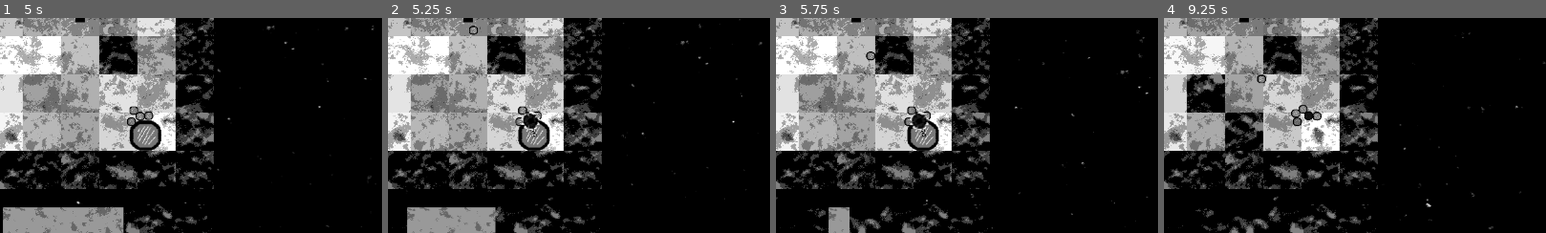
Above: before the commit, frames 1-4 (left to right).
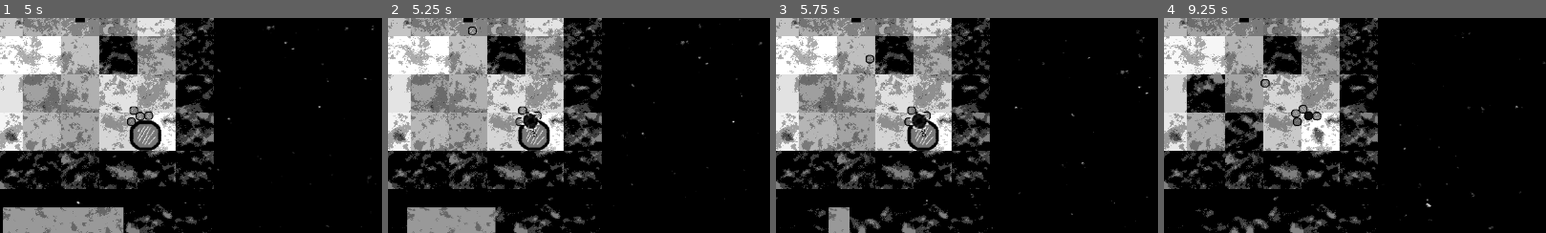
Above: after the commit, the same moments.

Repository: Indivicivet/ludumdare54
Game: Godot game, scene res://ludumdare54.tscn
Same seed, same stepped clock (60 frames per second), same inputs: the game is played once before the commit and once after it.
Inputs (mouse positions are % of the whole screen's width and height, from its top left):
- Up to frame 1 (5 s): move the mouse to (72, 45) at 0.52 s; press the mouse at (72, 45) at 0.53 s; hold Right (right) 0.53-1.28 s; move the mouse to (30, 55) at 1.27 s; release the mouse at (30, 55) at 1.28 s; hold Down (down) 1.28-2.03 s; click (30, 55) at 1.35 s; move the mouse to (60, 28) at 2.02 s; press the mouse at (60, 28) at 2.03 s; hold Right (right) 2.03-2.78 s; move the mouse to (45, 70) at 2.77 s; release the mouse at (45, 70) at 2.78 s; hold Up (up) 2.78-3.53 s; click (45, 70) at 2.85 s; move the mouse to (80, 65) at 3.52 s; press the mouse at (80, 65) at 3.53 s; hold Left (left) from 3.53 s (still down); move the mouse to (20, 35) at 4.27 s; release the mouse at (20, 35) at 4.28 s; click (20, 35) at 4.35 s
- Up to frame 2 (5.25 s): move the mouse to (55, 50) at 5.02 s; release Left (left) at 5.03 s; press the mouse at (55, 50) at 5.03 s; hold Down (down) from 5.03 s (still down)
- Up to frame 3 (5.75 s): keep holding Down (down)
- Up to frame 4 (9.25 s): move the mouse to (35, 25) at 5.77 s; release Down (down) at 5.78 s; release the mouse at (35, 25) at 5.78 s; hold Right (right) 5.78-6.53 s; click (35, 25) at 5.85 s; move the mouse to (72, 45) at 6.52 s; press the mouse at (72, 45) at 6.53 s; hold Up (up) 6.53-7.28 s; move the mouse to (30, 55) at 7.27 s; release the mouse at (30, 55) at 7.28 s; hold Right (right) 7.28-8.03 s; click (30, 55) at 7.35 s; move the mouse to (60, 28) at 8.02 s; press the mouse at (60, 28) at 8.03 s; hold Down (down) 8.03-8.78 s; move the mouse to (45, 70) at 8.77 s; release the mouse at (45, 70) at 8.78 s; hold Left (left) from 8.78 s (still down); click (45, 70) at 8.85 s
The pictures show only the part of the screen within x 39-89%, y 46-96%; the shares and areas given below are measured in that part.

Frame 1 is identical in both runs. In frame 2, less than 0.1% of the frame differs, in the area x 21-24%, y 3-8%; in frame 3, 0.1%; in frame 4, 0.2%, in the area x 24-42%, y 26-48%.

Commit message:
no navmesh for tiles that are not solid :)

Diff:
--- a/scripts/navigation_active_tiles.gd
+++ b/scripts/navigation_active_tiles.gd
@@ -6,8 +6,14 @@
 const TILES_M = 6
 
 
+@onready var manytiles = owner.get_node("manytiles")
+
+
 func update_nav_polygon():
 	print("updating")
+	var tiles = manytiles.get_children()
+	assert(tiles.size() == TILES_N * TILES_M)
+	# VERY non-robust, assuming in order. but they are! don't mess this up
 	var polygon = NavigationPolygon.new()
 	var vertices = PackedVector2Array([])
 	for j in range(TILES_M + 1):
@@ -16,6 +22,8 @@
 	polygon.vertices = vertices
 	for j in range(TILES_M):
 		for i in range(TILES_N):
+			if tiles[j * TILES_N + i].is_solid:
+				continue
 			# sanity check: consider the case TILES_N = 1
 			var first_idx = j * (TILES_N + 1) + i
 			polygon.add_polygon(
